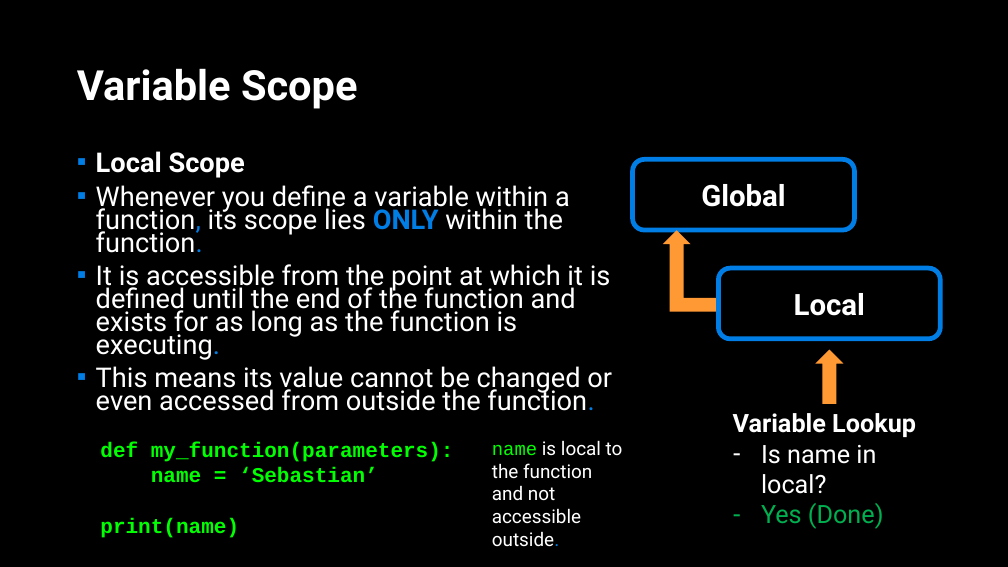
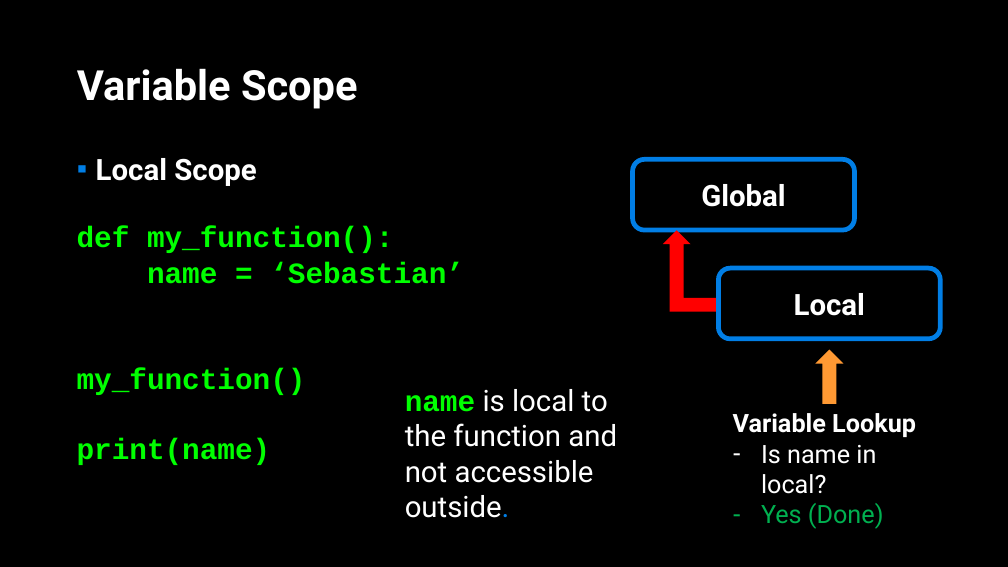
Before and after one commit to APS106/APS106-winter-2022-material, a slide deck: slide 10 of lectures/week2/lecture2/slides/week2_lecture2.pptx (slide 8 before the commit). Drawn at 1008x567 pixels with LibreOffice and Linux fonts; fonts in the diff are those of the drawing; background and template pictures are left out. Boxes give left, top, right and bottom in pixels: in the first picture for what was removed or moved away, otherwise in the second. Text is boxed around its words. In the diff, an @@ line names an element or a change of style, - is before the commit and + after.

```diff
--- a/lectures/week2/lecture2/slides/week2_lecture2.pptx
+++ b/lectures/week2/lecture2/slides/week2_lecture2.pptx
@@ text "Local Scope" at (96,158,256,186): size 25.9 to 28 pt; line spacing 0.7 to 0.9 @@
@@ text at (96,185,612,411): paragraphs removed @@
-▪ Whenever you define a variable within a function, its scope lies ONLY within the function.
-▪ It is accessible from the point at which it is defined until the end of the function and exists for as long as the function is executing.
-▪ This means its value cannot be changed or even accessed from outside the function.
@@ text "def my_function():": place and size @@
-text "def my_function():" at (100,442,454,538)
+text "def my_function():" at (77,226,464,465)
@@ text at (77,226,394,253): text changed; size 20 to 28 pt @@
-def my_function(parameters):
+def my_function():
@@ bent up arrow at (663,231,719,312): fill #FF9933 to #FF0000 @@
@@ text at (77,262,464,465): size 20 to 28 pt in "name = ‘Sebastian’", "print(name)" @@
@@ text at (77,368,306,395): paragraph added @@
+my_function()
@@ text "name is local to the ...": place and size @@
-text "name is local to the ..." at (492,440,623,547)
+text "name is local to the ..." at (405,389,617,518)
@@ text "name is local to the ..." at (405,389,617,518): size 18 to 28 pt; bold on in "name" @@
```
Also in this commit, not shown: 10 other slides changed, 6 slides added, 3 other files.
